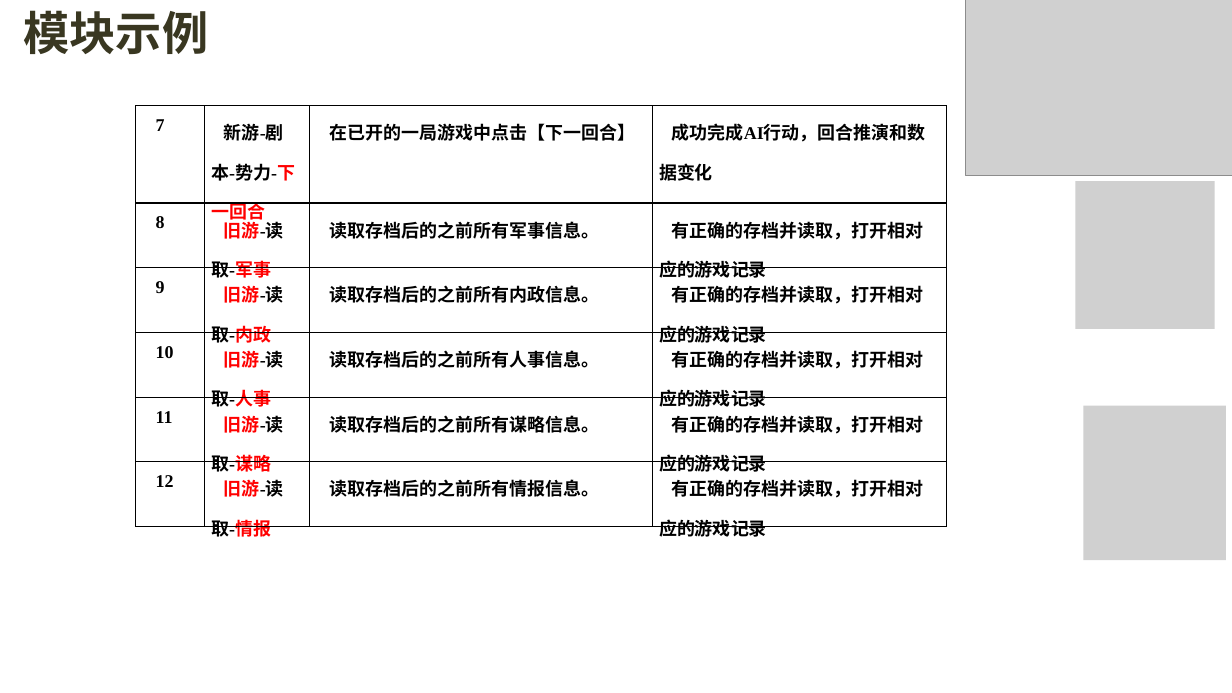
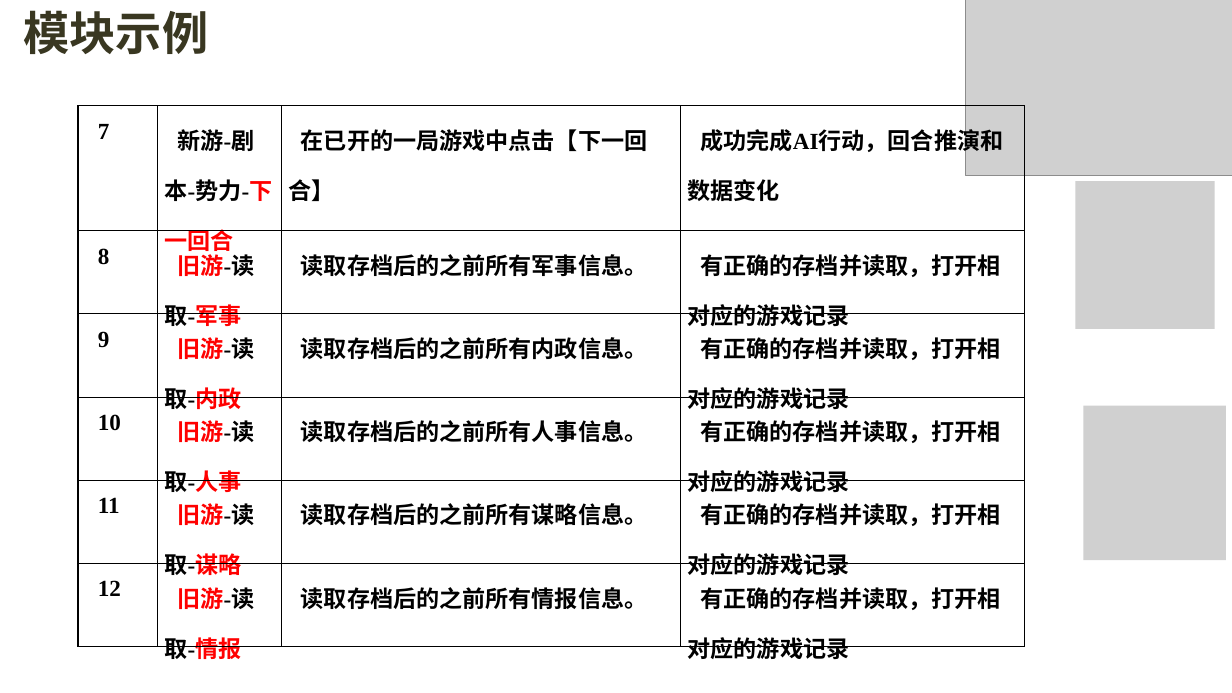
Before and after one commit to 1-518/Three-Kindoms, a slide deck: slide 31 of 代码清单+测试用例/测试用例PPT.pptx (slide 30 before the commit). Drawn at 1232x693 pixels with LibreOffice and Linux fonts; fonts in the diff are those of the drawing; grey boxes stand for pictures; background and template pictures are left out. Boxes give left, top, right and bottom in pixels: in the first picture for what was removed or moved away, otherwise in the second. Text is boxed around its words. In the diff, an @@ line names an element or a change of style, - is before the commit and + after.

```diff
--- a/代码清单+测试用例/测试用例PPT.pptx
+++ b/代码清单+测试用例/测试用例PPT.pptx
@@ table at box(78, 106, 1025, 663) @@
@@ size 14 to 18 pt @@
@@ table: place and size @@
-table at box(136, 106, 946, 541)
+table at box(78, 106, 1025, 663)
```
Also in this commit, not shown: 15 other slides changed, 2 slides added, 3 other files.
